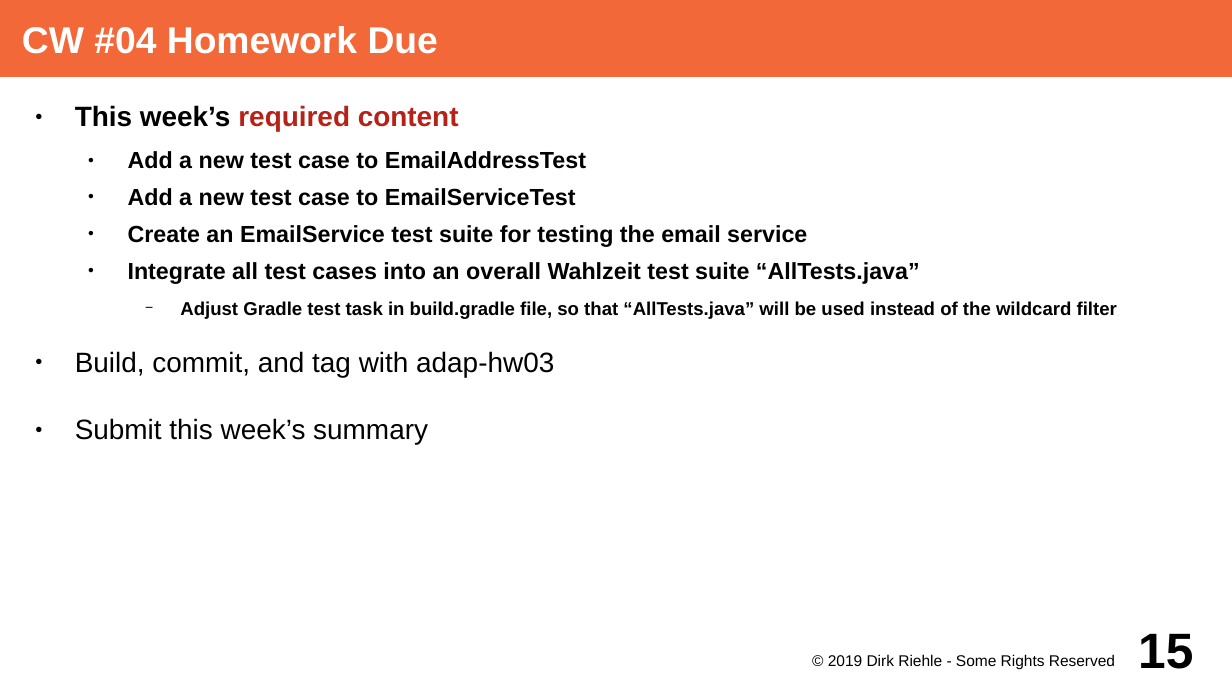
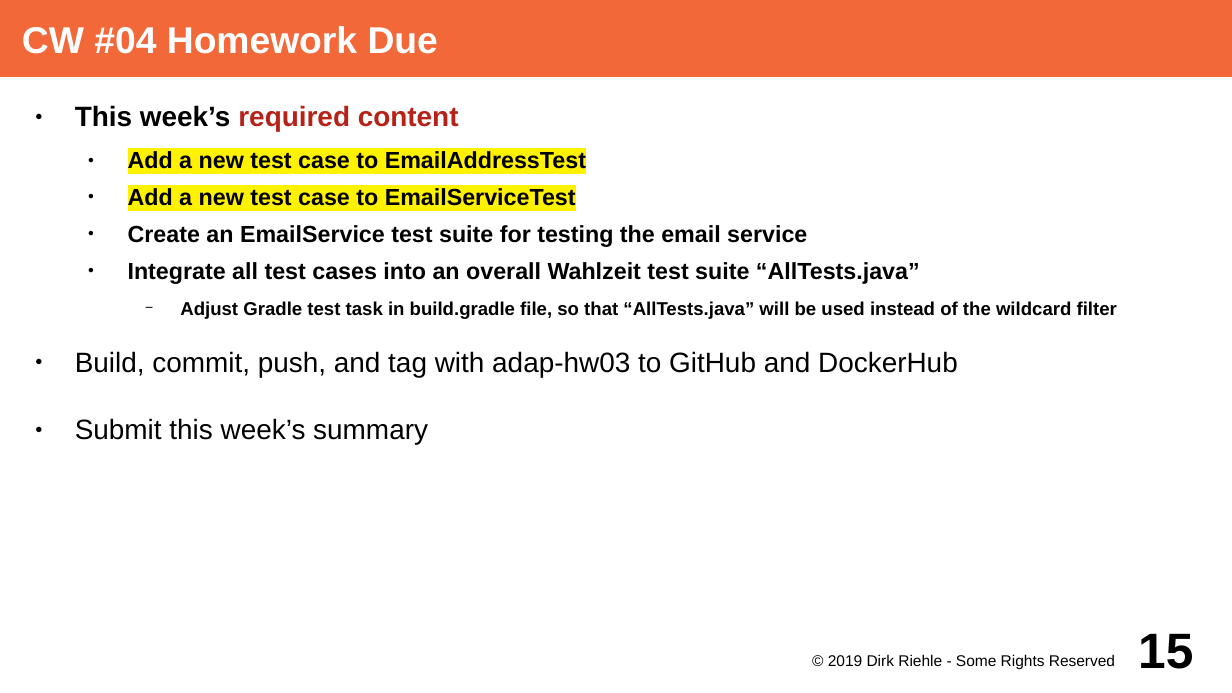
Before and after one commit to dirkriehle/adap-course, a slide deck: slide 15 of Lecture Slides/ADAP A02 - Course Schedule.odp. Drawn at 1232x693 pixels with LibreOffice and Linux fonts; fonts in the diff are those of the drawing. Boxes give left, top, right and bottom in pixels: in the first picture for what was removed or moved away, otherwise in the second. Text is boxed around its words. In the diff, an @@ line names an element or a change of style, - is before the commit and + after.

```diff
--- a/Lecture Slides/ADAP A02 - Course Schedule.odp
+++ b/Lecture Slides/ADAP A02 - Course Schedule.odp
@@ text at <box>128,151,586,206</box>: highlight none to #FFF200 in "Add a new test case to EmailAddressTest", "Add a new test case to EmailServiceTest" @@
@@ text at <box>75,351,958,377</box>: text changed @@
-● Build, commit, and tag with adap-hw03
+● Build, commit, push, and tag with adap-hw03 to GitHub and DockerHub
```
Also in this commit, not shown: 24 other slides changed, 1 other file.
